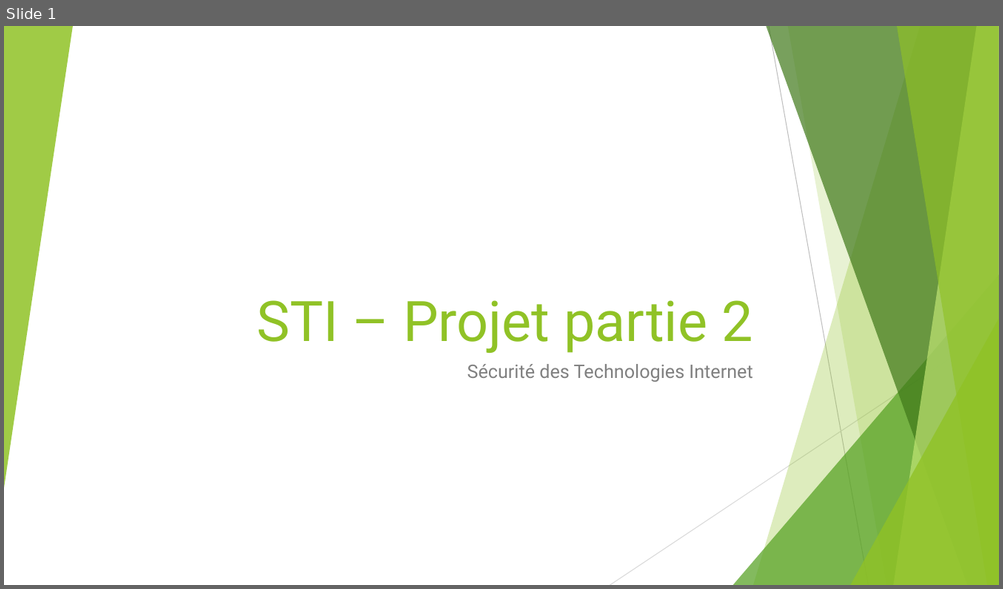
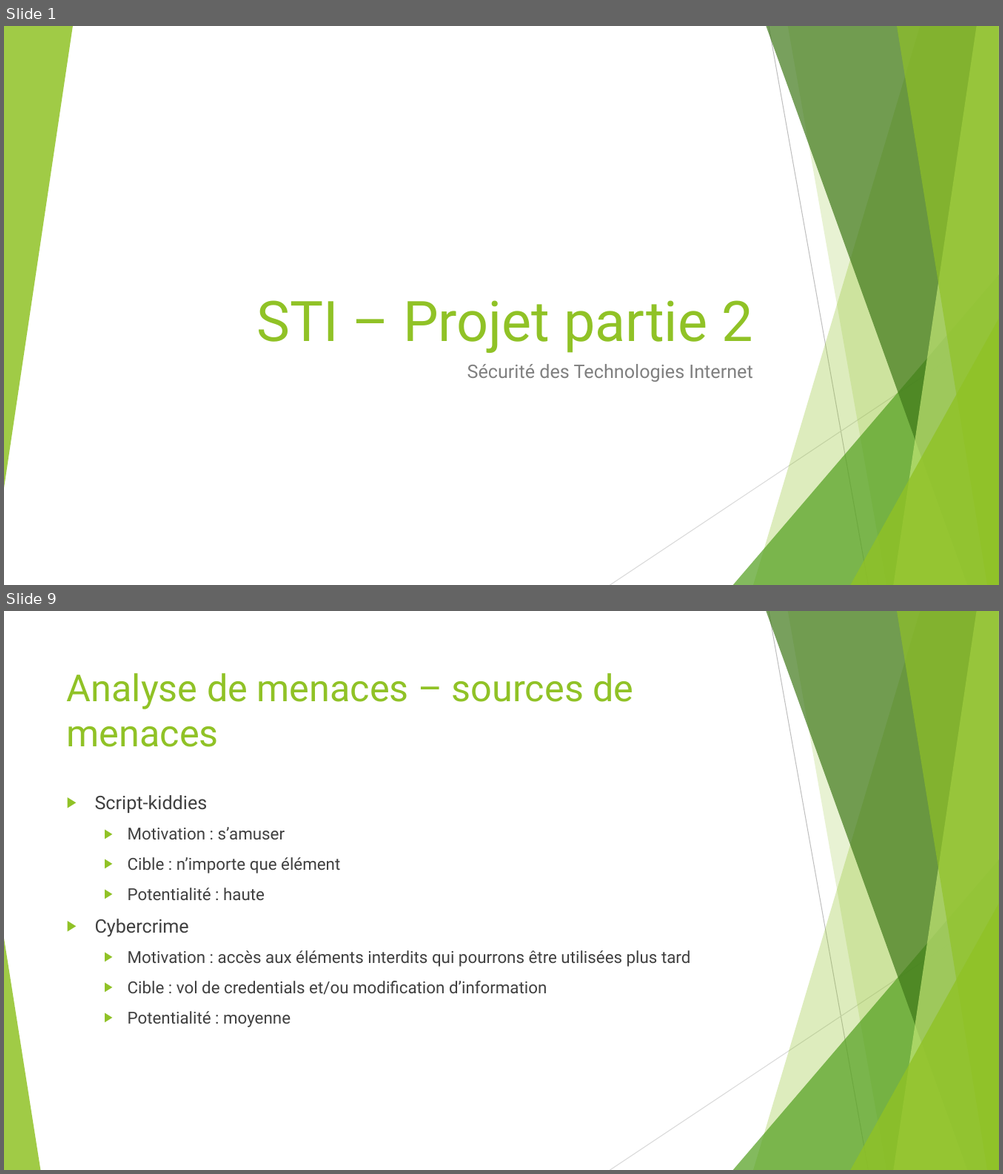
Before and after one commit to asuto4ka/html, a slide deck: Présentation/STI_Schowing_Zharkova.pptx. Shown one above the other, each under a label of ours: slide 1 before the commit, slides 1 and 9 after it; the slides between them are not shown. The pictures are 1003x589 and 1003x1174 pixels, drawn with LibreOffice and Linux fonts; fonts in the diff are those of the drawing. Boxes give left, top, right and bottom in pixels: in the first picture for what was removed or moved away, otherwise in the second. Text is boxed around its words. In the diff, an @@ line names an element or a change of style, - is before the commit and + after.

```diff
--- a/Présentation/STI_Schowing_Zharkova.pptx
+++ b/Présentation/STI_Schowing_Zharkova.pptx
@@ slide 9 added at bbox=[4, 611, 999, 1170], background #FFFFFF; not listed: 9 template elements that a slide beside it also shows @@
@@ title added at bbox=[67, 673, 634, 747], 36 pt, text #90C226 @@
+Analyse de menaces – sources de menaces
@@ text added at bbox=[95, 795, 690, 1028], 16 pt, text #404040 @@
+▶ Script-kiddies
+  ▶ Motivation : s’amuser
+  ▶ Cible : n’importe que élément
+  ▶ Potentialité : haute
+▶ Cybercrime
+  ▶ Motivation : accès aux éléments interdits qui pourrons être utilisées plus tard
+  ▶ Cible : vol de credentials et/ou modification d’information
+  ▶ Potentialité : moyenne
@@ triangle added at bbox=[4, 939, 40, 1170], fill #90C226 at 85% opacity @@
```
Also in this commit, not shown: 3 slides changed, 16 other slides added.
